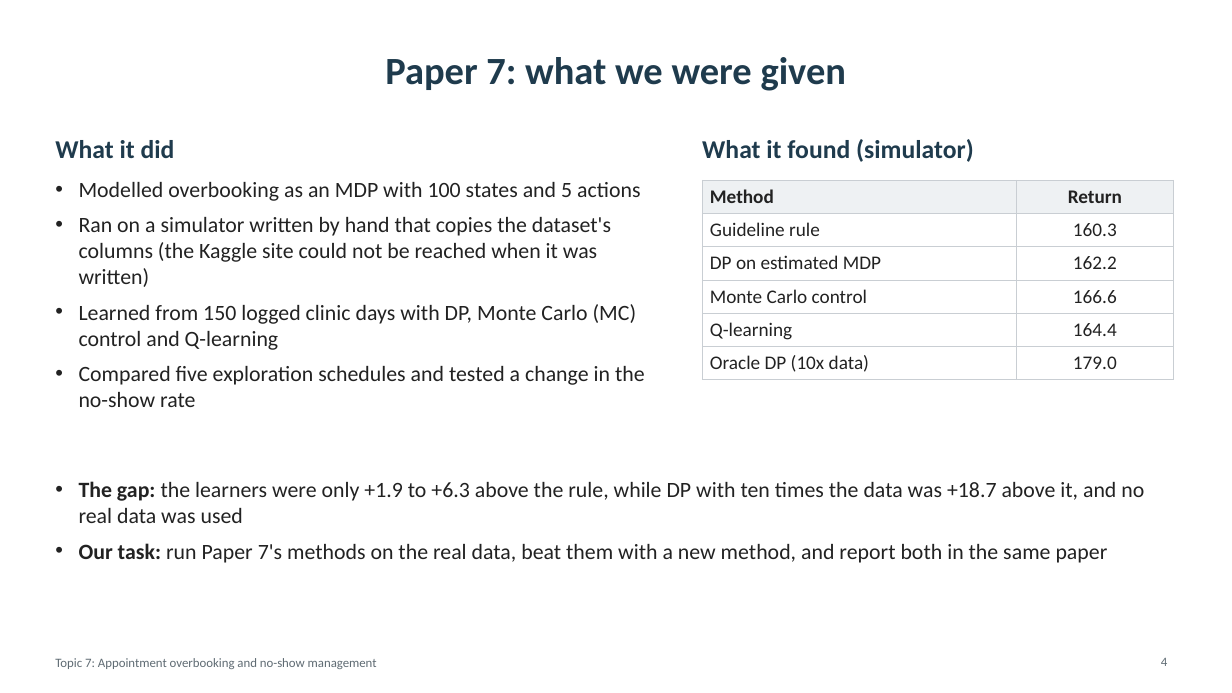
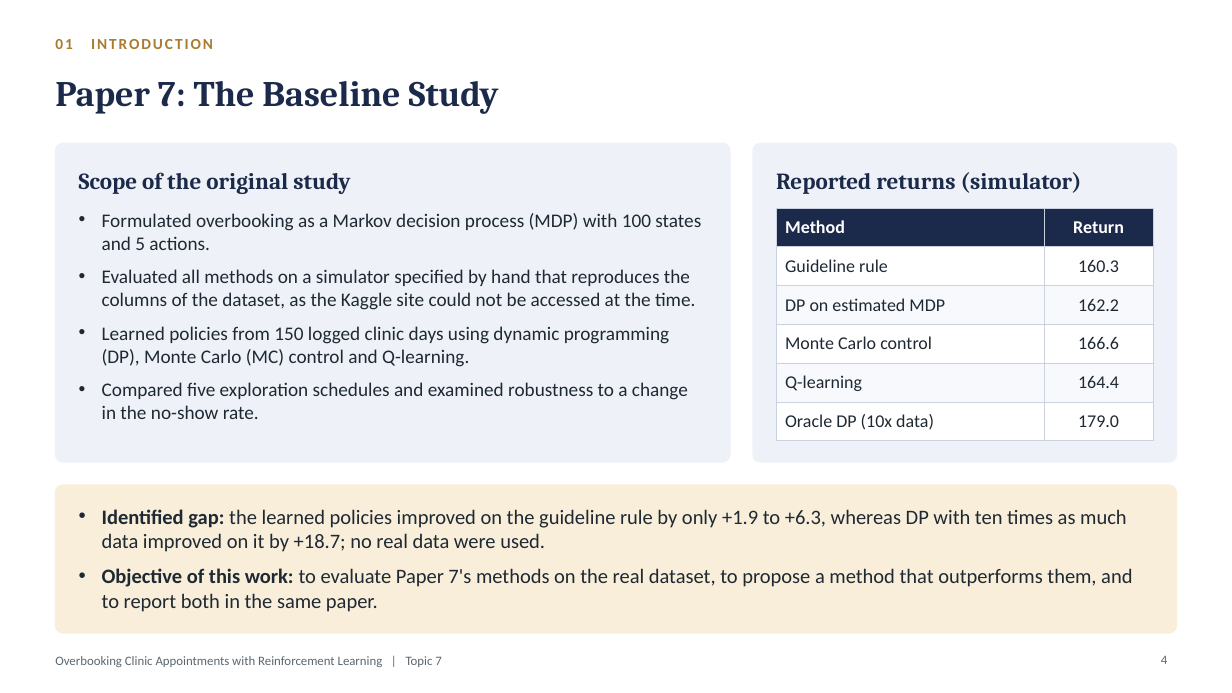
Before and after one commit to Nagasai-Datta/ml_lab, a slide deck: slide 4 of topic7/presentation/Topic7_Overbooking_Presentation.pptx. Drawn at 1232x693 pixels with LibreOffice and Linux fonts; fonts in the diff are those of the drawing. Boxes give left, top, right and bottom in pixels: in the first picture for what was removed or moved away, otherwise in the second. Text is boxed around its words. In the diff, an @@ line names an element or a change of style, - is before the commit and + after.

Commit message:
Presentation: formal wording and a new template

```diff
--- a/topic7/presentation/Topic7_Overbooking_Presentation.pptx
+++ b/topic7/presentation/Topic7_Overbooking_Presentation.pptx
@@ text added at bbox=[55, 39, 213, 49], 12 pt, text #A97C2F, bold @@
+01 INTRODUCTION
@@ title at bbox=[55, 81, 499, 114]: text changed; size 30 to 28 pt; font Calibri to Cambria; text colour #1F3B4D to #1B2A4A @@
-Paper 7: what we were given
+Paper 7: The Baseline Study
@@ text removed at bbox=[55, 140, 175, 158] @@
-What it did
@@ rounded rectangle added at bbox=[55, 143, 730, 462], fill #EEF2F8, outline #EEF2F8 1 pt @@
@@ text removed at bbox=[702, 139, 974, 162] @@
-What it found (simulator)
@@ rounded rectangle added at bbox=[753, 143, 1177, 462], fill #EEF2F8, outline #EEF2F8 1 pt @@
@@ text added at bbox=[79, 172, 350, 194], 18 pt, text #1B2A4A, bold @@
+Scope of the original study
@@ text added at bbox=[776, 172, 1082, 194], 18 pt, text #1B2A4A, bold @@
+Reported returns (simulator)
@@ table at bbox=[776, 208, 1153, 434] @@
@@ fill #EEF1F3 to #1B2A4A in row 1 @@
@@ fill #FFFFFF to #F7F9FC in 4 cells @@
@@ size 15 to 14 pt @@
@@ text colour #222222 to #FFFFFF in "Method", "Return" @@
@@ text colour #222222 to #1F2933 in "Guideline rule", "160.3", "DP on estimated MDP", "162.2" and 6 more places @@
@@ borders changed @@
@@ table: place and size @@
-table at bbox=[702, 180, 1174, 376]
+table at bbox=[776, 208, 1153, 434]
@@ text at bbox=[102, 213, 701, 419]: text changed; size 17 to 15 pt; text colour #222222 to #1F2933 @@
-• Modelled overbooking as an MDP with 100 states and 5 actions
-• Ran on a simulator written by hand that copies the dataset's columns (the Kaggle site could not be reached when it was written)
-• Learned from 150 logged clinic days with DP, Monte Carlo (MC) control and Q-learning
-• Compared five exploration schedules and tested a change in the no-show rate
+• Formulated overbooking as a Markov decision process (MDP) with 100 states and 5 actions.
+• Evaluated all methods on a simulator specified by hand that reproduces the columns of the dataset, as the Kaggle site could not be accessed at the time.
+• Learned policies from 150 logged clinic days using dynamic programming (DP), Monte Carlo (MC) control and Q-learning.
+• Compared five exploration schedules and examined robustness to a change in the no-show rate.
@@ rounded rectangle added at bbox=[55, 485, 1177, 633], fill #F8EEDA, outline #F8EEDA 1 pt @@
@@ text at bbox=[102, 509, 1132, 612]: text changed; size 17 to 16 pt; text colour #222222 to #1F2933 @@
-• The gap: the learners were only +1.9 to +6.3 above the rule, while DP with ten times the data was +18.7 above it, and no real data was used
-• Our task: run Paper 7's methods on the real data, beat them with a new method, and report both in the same paper
+• Identified gap: the learned policies improved on the guideline rule by only +1.9 to +6.3, whereas DP with ten times as much data improved on it by +18.7; no real data were used.
+• Objective of this work: to evaluate Paper 7's methods on the real dataset, to propose a method that outperforms them, and to report both in the same paper.
@@ text at bbox=[55, 656, 441, 667]: text changed; text colour #5F6B73 to #5B6770 @@
-Topic 7: Appointment overbooking and no-show management
+Overbooking Clinic Appointments with Reinforcement Learning | Topic 7
@@ page number at bbox=[1161, 656, 1167, 664]: text colour #5F6B73 to #5B6770 @@
```
Also in this commit, not shown: 19 other slides changed, 1 slide added, 1 slide removed, 1 other file.
